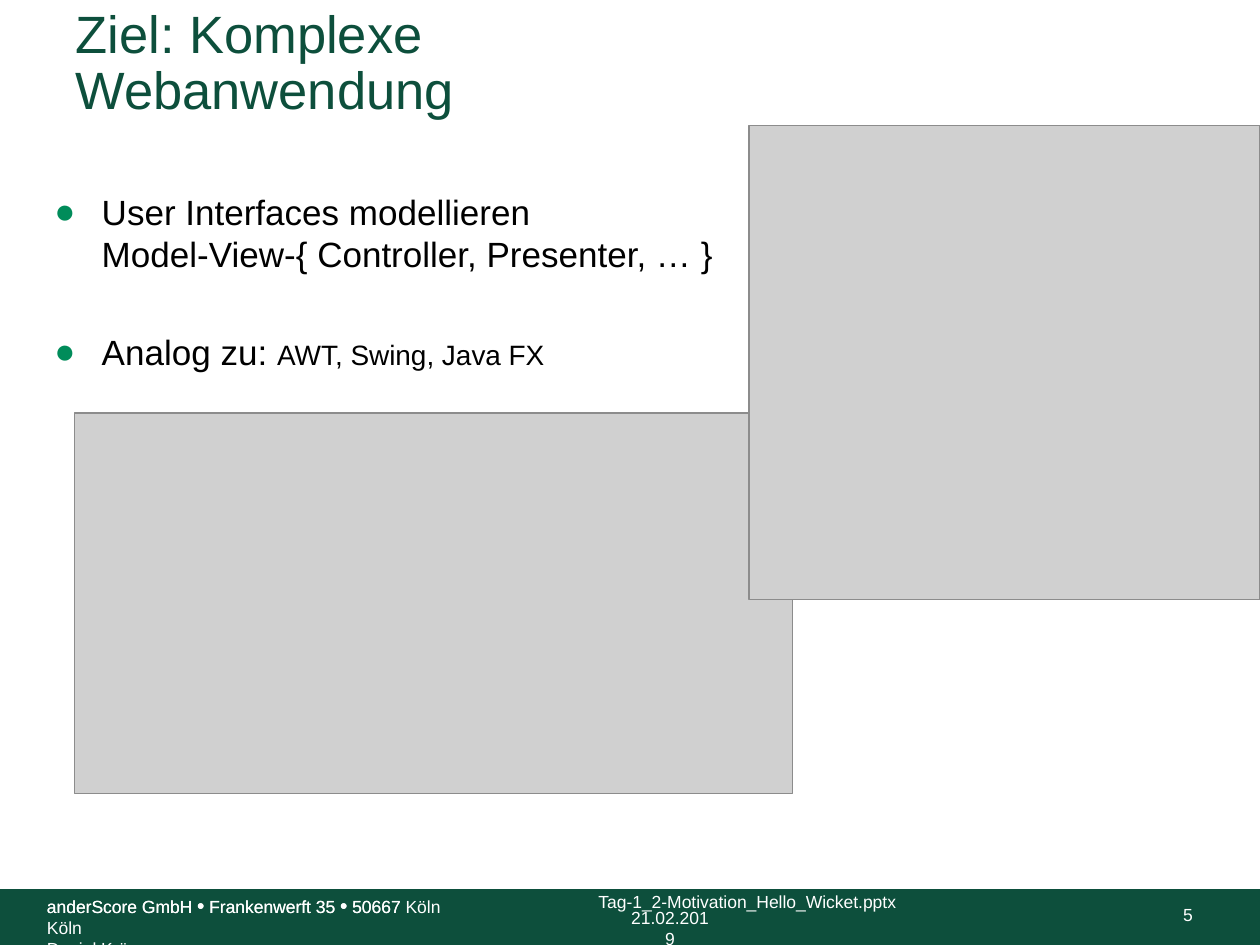
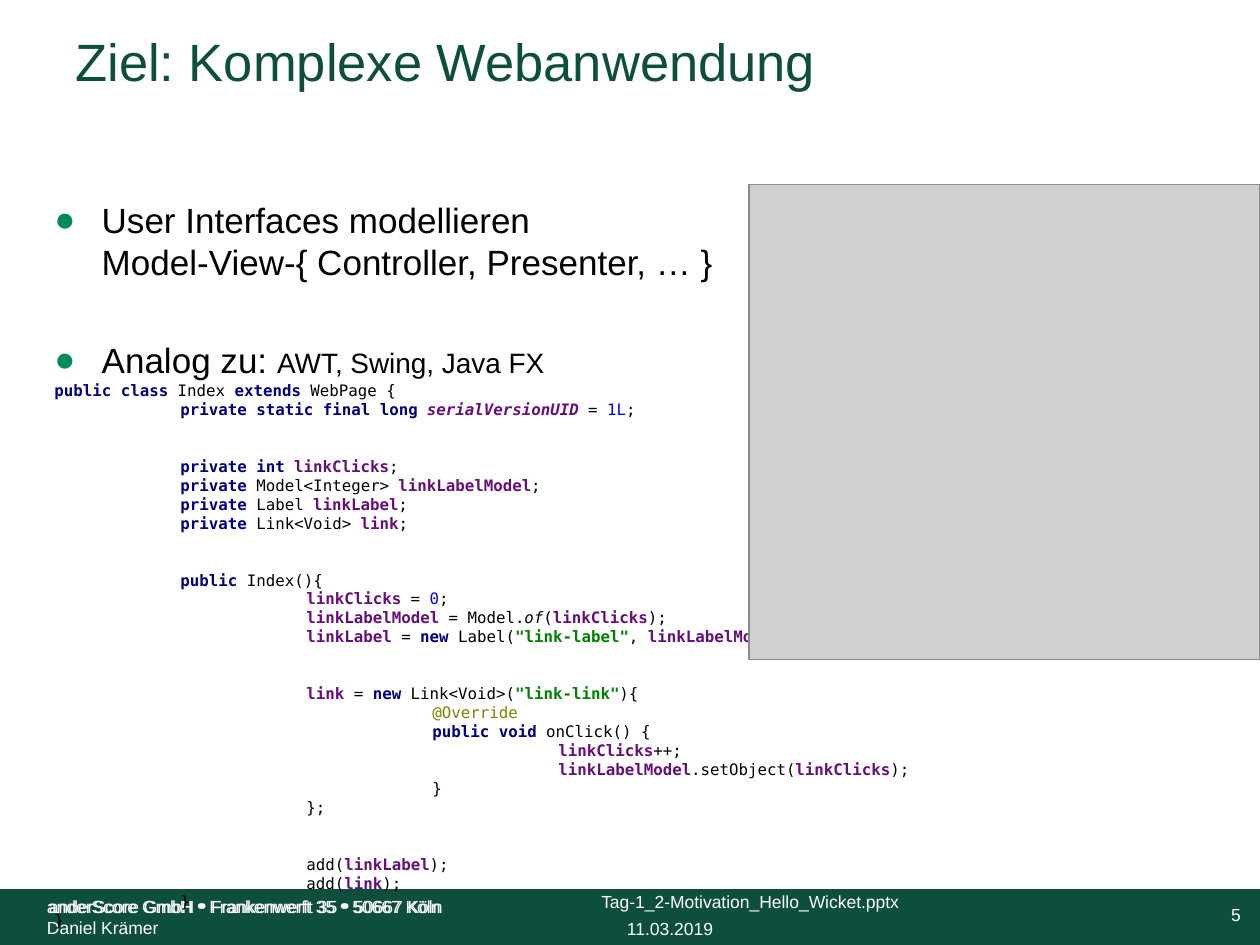
Before and after one commit to anderscore-gmbh/wicket-training, a slide deck: slide 5 of slides/Tag-1_2-Motivation_Hello_Wicket.pptx. Drawn at 1260x945 pixels with LibreOffice and Linux fonts; fonts in the diff are those of the drawing; grey boxes stand for pictures; background and template pictures are left out. Boxes give left, top, right and bottom in pixels: in the first picture for what was removed or moved away, otherwise in the second. Text is boxed around its words. In the diff, an @@ line names an element or a change of style, - is before the commit and + after.

```diff
--- a/slides/Tag-1_2-Motivation_Hello_Wicket.pptx
+++ b/slides/Tag-1_2-Motivation_Hello_Wicket.pptx
@@ text at box(102, 207, 647, 380): indent changed @@
@@ picture: place and size @@
-picture at box(748, 125, 1260, 600)
+picture at box(748, 185, 1259, 660)
@@ text at box(54, 383, 909, 892): paragraph added @@
+public class Index extends WebPage {
+private static final long serialVersionUID = 1L;
+private int linkClicks;
+private Model<Integer> linkLabelModel;
+private Label linkLabel;
+private Link<Void> link;
+public Index(){
+linkClicks = 0;
+linkLabelModel = Model.of(linkClicks);
+linkLabel = new Label("link-label", linkLabelModel);
+link = new Link<Void>("link-link"){
+@Override
+public void onClick() {
+linkClicks++;
+linkLabelModel.setObject(linkClicks);
+}
+};
+add(linkLabel);
+add(link);
+}
+}
@@ picture removed at box(74, 413, 793, 794) @@
@@ text "anderScore GmbH • Frankenwerft 35 ..." rewrapped from box(47, 921, 82, 934) to box(47, 899, 443, 934) @@
@@ page number: place and size @@
-page number at box(1183, 909, 1193, 921)
+page number at box(1231, 909, 1241, 921)
@@ text at box(627, 922, 713, 935): text changed @@
-21.02.2019
+11.03.2019
```
Also in this commit, not shown: 18 other slides changed, 2 slides added, 2 slides removed.
